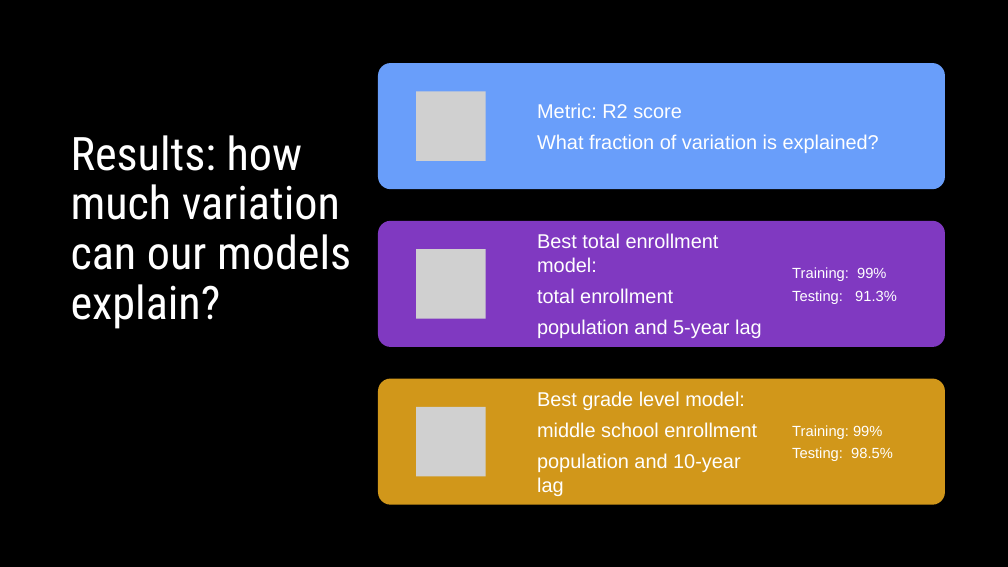
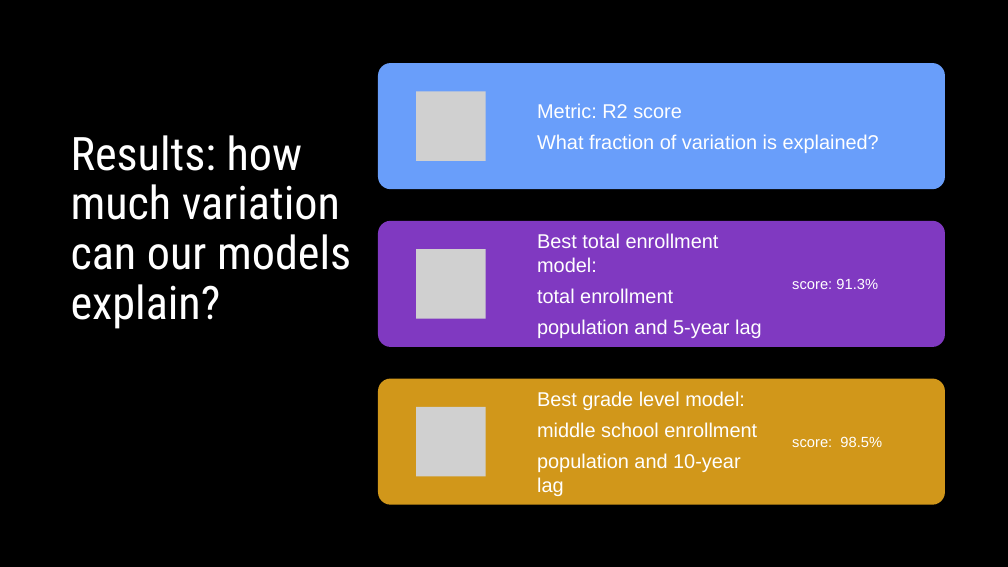
Before and after one commit to lauraminter/seattle-kids, a slide deck: slide 12 of assets/Seattle-kids-slides.pptx (slide 11 before the commit). Drawn at 1008x567 pixels with LibreOffice and Linux fonts; fonts in the diff are those of the drawing; grey boxes stand for pictures. Boxes give left, top, right and bottom in pixels: in the first picture for what was removed or moved away, otherwise in the second. Text is boxed around its words. In the diff, an @@ line names an element or a change of style, - is before the commit and + after.

```diff
--- a/assets/Seattle-kids-slides.pptx
+++ b/assets/Seattle-kids-slides.pptx
@@ text at (792,278,878,289): text changed @@
-Training: 99%
-Testing: 91.3%
+score: 91.3%
@@ text at (792,436,882,447): text changed @@
-Training: 99%
-Testing: 98.5%
+score: 98.5%
```
Also in this commit, not shown: 4 other slides changed, 1 slide added, 11 other files.
